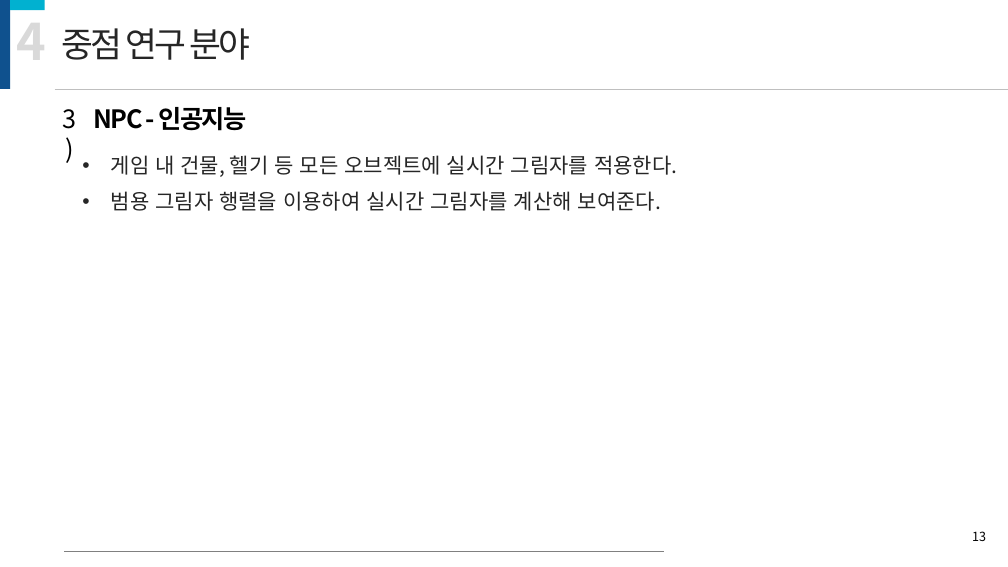
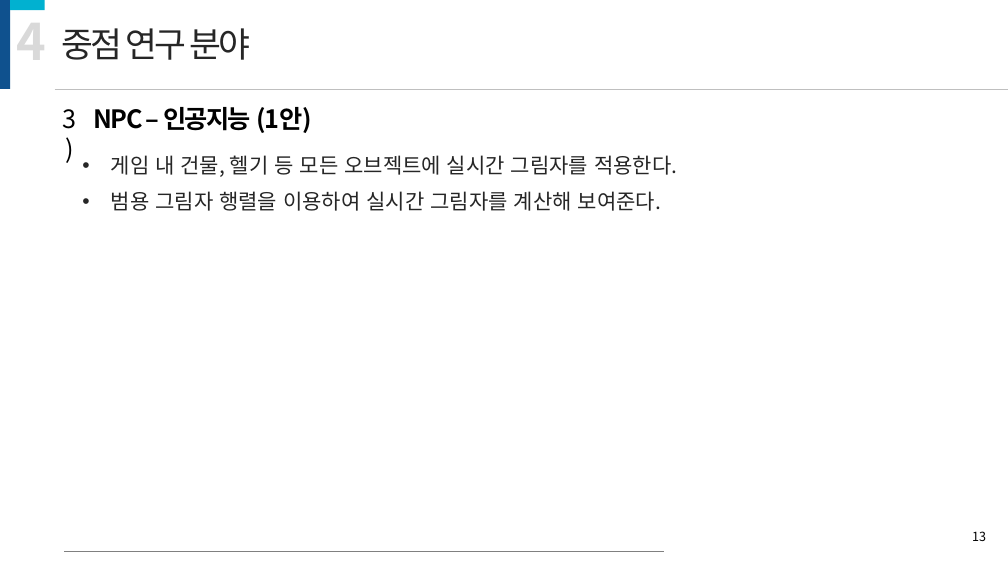
Before and after one commit to kiption/XD, a slide deck: slide 13 of 졸작_기획/[수정][제안서] Revenger_김승환_허재성_이세철.pptx. Drawn at 1008x567 pixels with LibreOffice and Linux fonts; fonts in the diff are those of the drawing. Boxes give left, top, right and bottom in pixels: in the first picture for what was removed or moved away, otherwise in the second. Text is boxed around its words. In the diff, an @@ line names an element or a change of style, - is before the commit and + after.

```diff
--- a/졸작_기획/[수정][제안서] Revenger_김승환_허재성_이세철.pptx
+++ b/졸작_기획/[수정][제안서] Revenger_김승환_허재성_이세철.pptx
@@ text at (x1=94, y1=107, x2=313, y2=133): text changed @@
-NPC - 인공지능
+NPC – 인공지능 (1안)
```
Also in this commit, not shown: 1 slide added.
